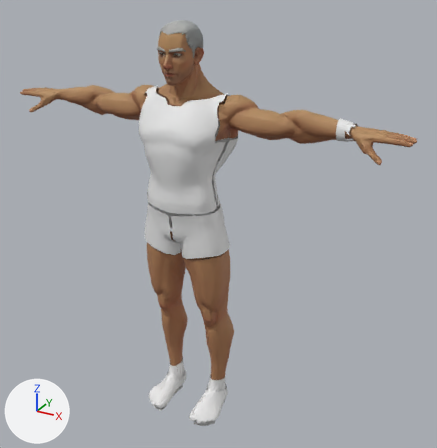
A saved change to the glTF model running-gear-solid/public/assets/char/runner_m2.glb.
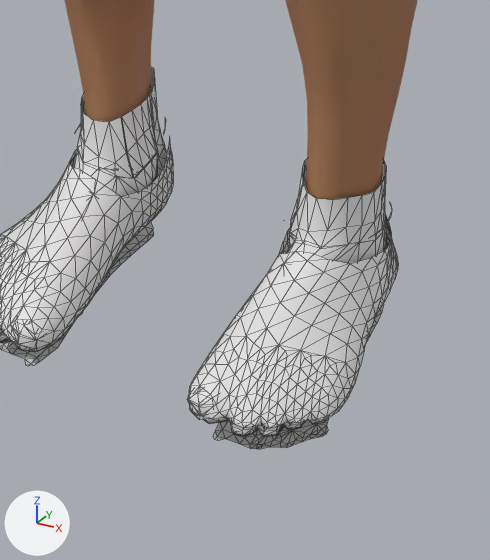
The first picture shows the older version from a 50 mm lens placed at (1.31, -2.07, 2.03), pointed at (0.11, 0.11, 0.94). The close-ups show the older and then the newer version on the part from 35% to 56% of the width and 77% to 100% of the height of that picture. Only the edits that show in the close-ups are written down. Every picture has the same lights, and +X, +Y and +Z are marked at lower left. The close-ups show mesh edges as thin lines. Vertices at exactly the same position are counted once.

The older version as bpy lines, for what is in view:
```python
me_shoes = bpy.data.meshes.new('Shoes')
me_shoes.from_pydata(...)  # 844 vertices, 1356 faces; spans x -0.196..0.196, y -0.131..0.149, z -0.029..0.096
me_shoes.materials.append(mat_kit_shoes)
me_socks = bpy.data.meshes.new('Socks')
me_socks.from_pydata(...)  # 906 vertices, 1468 faces; spans x -0.19..0.19, y -0.132..0.146, z -0.013..0.147
me_socks.materials.append(mat_kit_socks)
me_sphere_005_retopology_004 = bpy.data.meshes.new('Sphere.005_Retopology.004')
me_sphere_005_retopology_004.from_pydata(...)  # 4818 vertices, 9488 faces; spans x -0.93..0.93, y -0.12..0.16, z 0.08..1.81
me_sphere_005_retopology_004.materials.append(mat_mi_superhero_male)
ob_shoes = bpy.data.objects.new('Shoes', me_shoes)
ob_shoes.location = (0.0, 0.0, 0.0)
ob_skin = bpy.data.objects.new('Skin', me_sphere_005_retopology_004)
ob_skin.location = (0.0, 0.0, 0.0)
ob_socks = bpy.data.objects.new('Socks', me_socks)
ob_socks.location = (0.0, 0.0, 0.0)
```
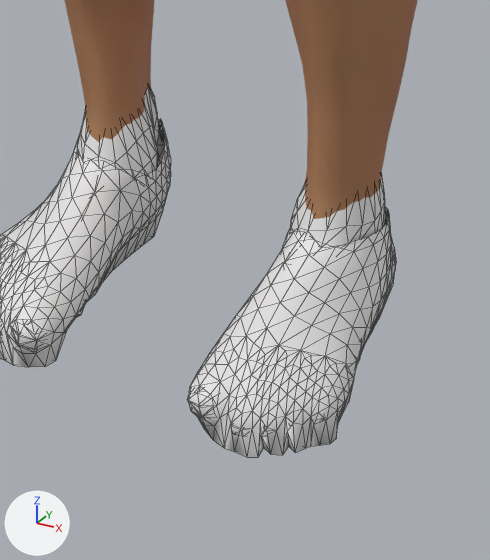
Edits to the scene script, one JSON object a line:
```json
{"block": "me_shoes", "where": "# used by ob_shoes; location = (0.0, 0.0, 0.0)"}
{"op": "remove", "block": "me_shoes", "code": "me_shoes.from_pydata(...)  # 844 vertices, 1356 faces; spans x -0.196..0.196, y -0.131..0.149, z -0.029..0.096"}
{"op": "add", "block": "me_shoes", "code": "me_shoes.from_pydata(...)  # 702 vertices, 1356 faces; spans x -0.195..0.195, y -0.131..0.145, z -0.029..0.098"}
{"block": "me_shoes", "change": "me_shoes part 1: 8 loose pieces with 64 vertices, spanning x -0.163..0.163, y 0.027..0.128, z 0.087..0.096, are deleted"}
{"block": "me_shoes", "change": "me_shoes part 2: 160 vertices moved from x 0.07..0.196, y -0.131..0.146, z -0.029..0.087 to x 0.071..0.195, y -0.13..0.145, z -0.029..0.09; 119 vertices removed from x 0.07..0.196, y -0.13..0.149, z -0.029..0.091; 80 vertices added at x 0.078..0.192, y -0.125..0.143, z -0.029..0.098"}
{"block": "me_shoes", "change": "me_shoes part 3: 160 vertices moved from x -0.196..-0.07, y -0.131..0.146, z -0.029..0.087 to x -0.195..-0.071, y -0.13..0.145, z -0.029..0.09; 119 vertices removed from x -0.196..-0.07, y -0.13..0.149, z -0.029..0.091; 80 vertices added at x -0.192..-0.078, y -0.125..0.143, z -0.029..0.098"}
{"block": "me_socks", "where": "# used by ob_socks; location = (0.0, 0.0, 0.0)"}
{"op": "remove", "block": "me_socks", "code": "me_socks.from_pydata(...)  # 906 vertices, 1468 faces; spans x -0.19..0.19, y -0.132..0.146, z -0.013..0.147"}
{"op": "add", "block": "me_socks", "code": "me_socks.from_pydata(...)  # 756 vertices, 1468 faces; spans x -0.19..0.19, y -0.132..0.145, z -0.013..0.143"}
{"block": "me_socks", "change": "me_socks part 4: 23 vertices moved from x 0.079..0.157, y 0.036..0.133, z 0.002..0.147 to x 0.095..0.154, y 0.036..0.133, z 0.002..0.143; 131 vertices removed from x 0.076..0.188, y -0.122..0.146, z -0.007..0.145; 56 vertices added at x 0.077..0.188, y -0.122..0.145, z -0.006..0.142"}
{"block": "me_socks", "change": "me_socks part 5: 23 vertices moved from x -0.157..-0.079, y 0.036..0.133, z 0.002..0.147 to x -0.154..-0.095, y 0.036..0.133, z 0.002..0.143; 131 vertices removed from x -0.188..-0.076, y -0.122..0.146, z -0.007..0.145; 56 vertices added at x -0.188..-0.077, y -0.122..0.145, z -0.006..0.142"}
```

What differs and where, as boxes (x1, y1, x2, y2) in the close-ups (490 x 560 px; the box of a moved part takes in the faces that stretch with it):
```json
{"object": "Shoes", "change": "reshaped", "before": [0, 118, 398, 449], "after": [0, 119, 396, 457]}
{"object": "Socks", "change": "reshaped", "before": [0, 67, 390, 437], "after": [14, 87, 385, 436]}
{"part": 1, "of": "me_shoes", "change": "deleted", "before": [76, 118, 392, 237]}
{"part": 2, "of": "me_shoes", "change": "moved or reshaped", "before": [189, 213, 398, 449], "after": [189, 207, 396, 457]}
{"part": 3, "of": "me_shoes", "change": "moved or reshaped", "before": [0, 138, 173, 366], "after": [0, 119, 171, 367]}
{"part": 4, "of": "me_socks", "change": "moved or reshaped", "before": [203, 159, 386, 437], "after": [202, 176, 385, 436]}
{"part": 5, "of": "me_socks", "change": "moved or reshaped", "before": [0, 67, 164, 352], "after": [17, 87, 157, 344]}
```
